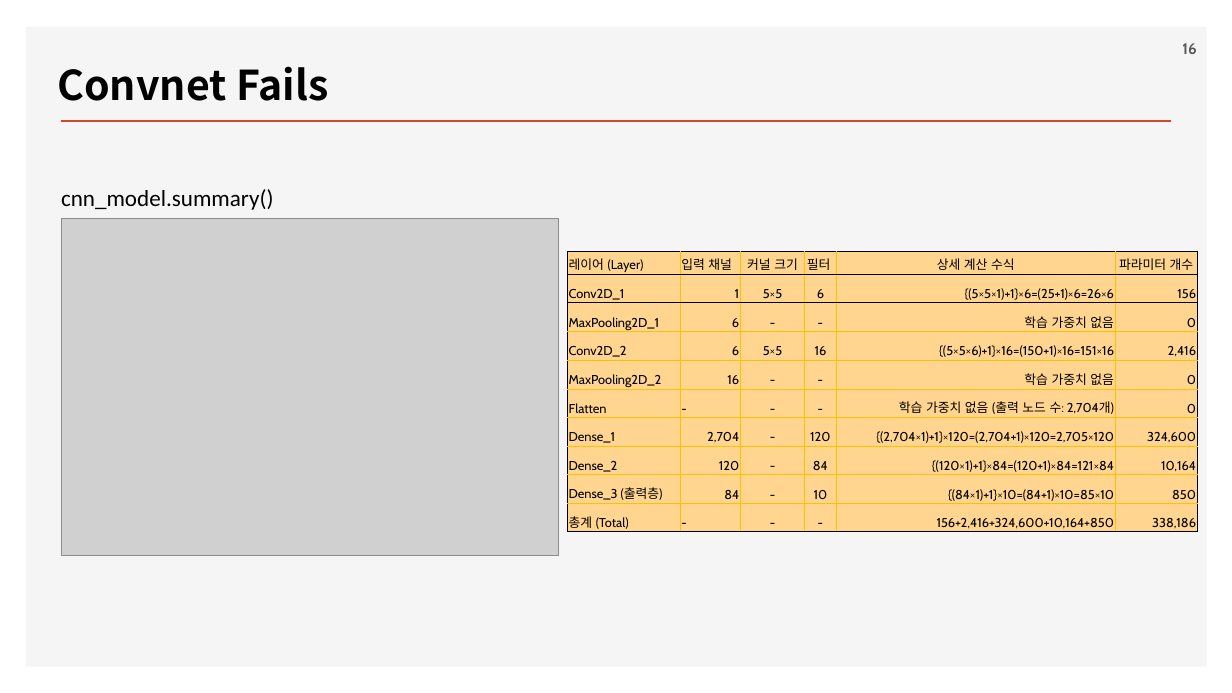
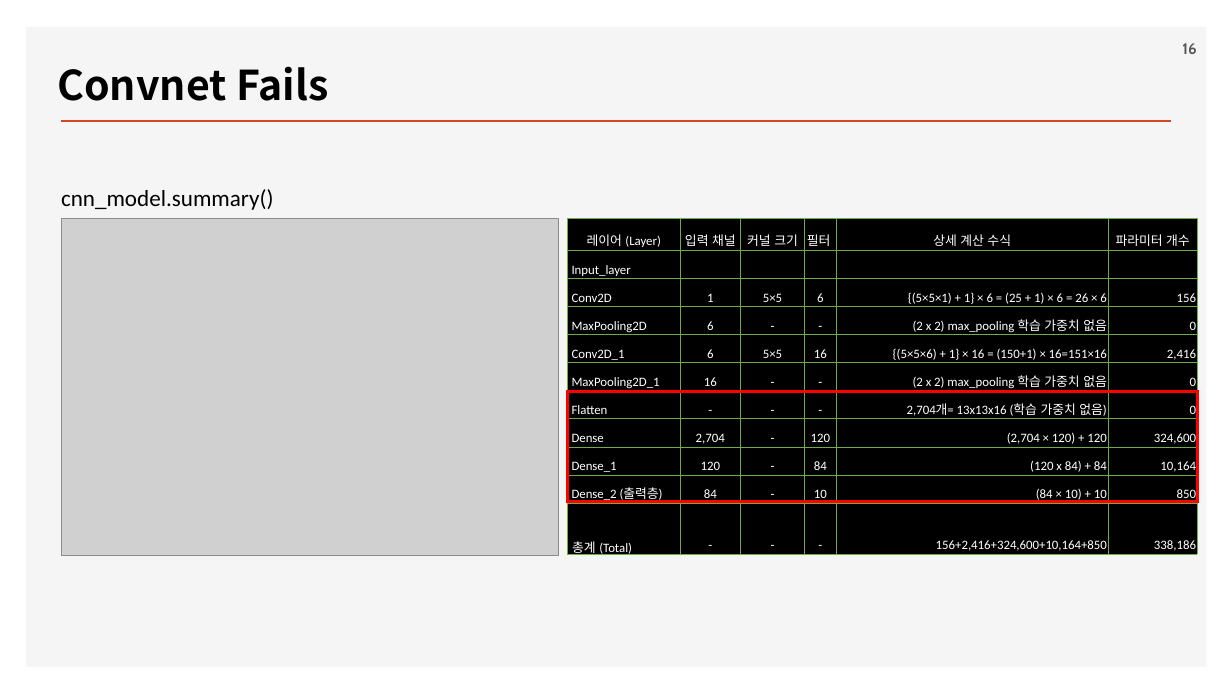
Before and after one commit to ancestor9/2026_Fall_Deep-Learning-with-Python, a slide deck: slide 16 of Chapter 11 Image segmentation.pptx. Drawn at 1232x693 pixels with LibreOffice and Linux fonts; fonts in the diff are those of the drawing; grey boxes stand for pictures; background and template pictures are left out. Boxes give left, top, right and bottom in pixels: in the first picture for what was removed or moved away, otherwise in the second. Text is boxed around its words. In the diff, an @@ line names an element or a change of style, - is before the commit and + after.

```diff
--- a/Chapter 11 Image segmentation.pptx
+++ b/Chapter 11 Image segmentation.pptx
@@ table at [567,219,1197,561] @@
-row 2: Conv2D_1 | 1 | 5×5 | 6 | {(5×5×1)+1}×6=(25+1)×6=26×6 | 156
-row 3: MaxPooling2D_1 | 6 | - | - | 학습 가중치 없음 | 0
-row 4: Conv2D_2 | 6 | 5×5 | 16 | {(5×5×6)+1}×16=(150+1)×16=151×16 | 2,416
-row 5: MaxPooling2D_2 | 16 | - | - | 학습 가중치 없음 | 0
-row 6: Flatten | - | - | - | 학습 가중치 없음 (출력 노드 수: 2,704개) | 0
-row 7: Dense_1 | 2,704 | - | 120 | {(2,704×1)+1}×120=(2,704+1)×120=2,705×120 | 324,600
-row 8: Dense_2 | 120 | - | 84 | {(120×1)+1}×84=(120+1)×84=121×84 | 10,164
-row 9: Dense_3 (출력층) | 84 | - | 10 | {(84×1)+1}×10=(84+1)×10=85×10 | 850
+row 2: Input_layer |  |  |  |  | 
+row 3: Conv2D | 1 | 5×5 | 6 | {(5×5×1) + 1} × 6 = (25 + 1) × 6 = 26 × 6 | 156
+row 4: MaxPooling2D | 6 | - | - | (2 x 2) max_pooling 학습 가중치 없음 | 0
+row 5: Conv2D_1 | 6 | 5×5 | 16 | {(5×5×6) + 1} × 16 = (150+1) × 16=151×16 | 2,416
+row 6: MaxPooling2D_1 | 16 | - | - | (2 x 2) max_pooling 학습 가중치 없음 | 0
+row 7: Flatten | - | - | - | 2,704개= 13x13x16 (학습 가중치 없음) | 0
+row 8: Dense | 2,704 | - | 120 | (2,704 × 120) + 120 | 324,600
+row 9: Dense_1 | 120 | - | 84 | (120 x 84) + 84 | 10,164
+row 10: Dense_2 (출력층) | 84 | - | 10 | (84 × 10) + 10 | 850
@@ table: place and size @@
-table at [567,251,1197,533]
+table at [567,219,1197,561]
@@ rectangle added at [567,391,1198,501], outline #FF0000 2.25 pt @@
```
Also in this commit, not shown: 2 other slides changed.
